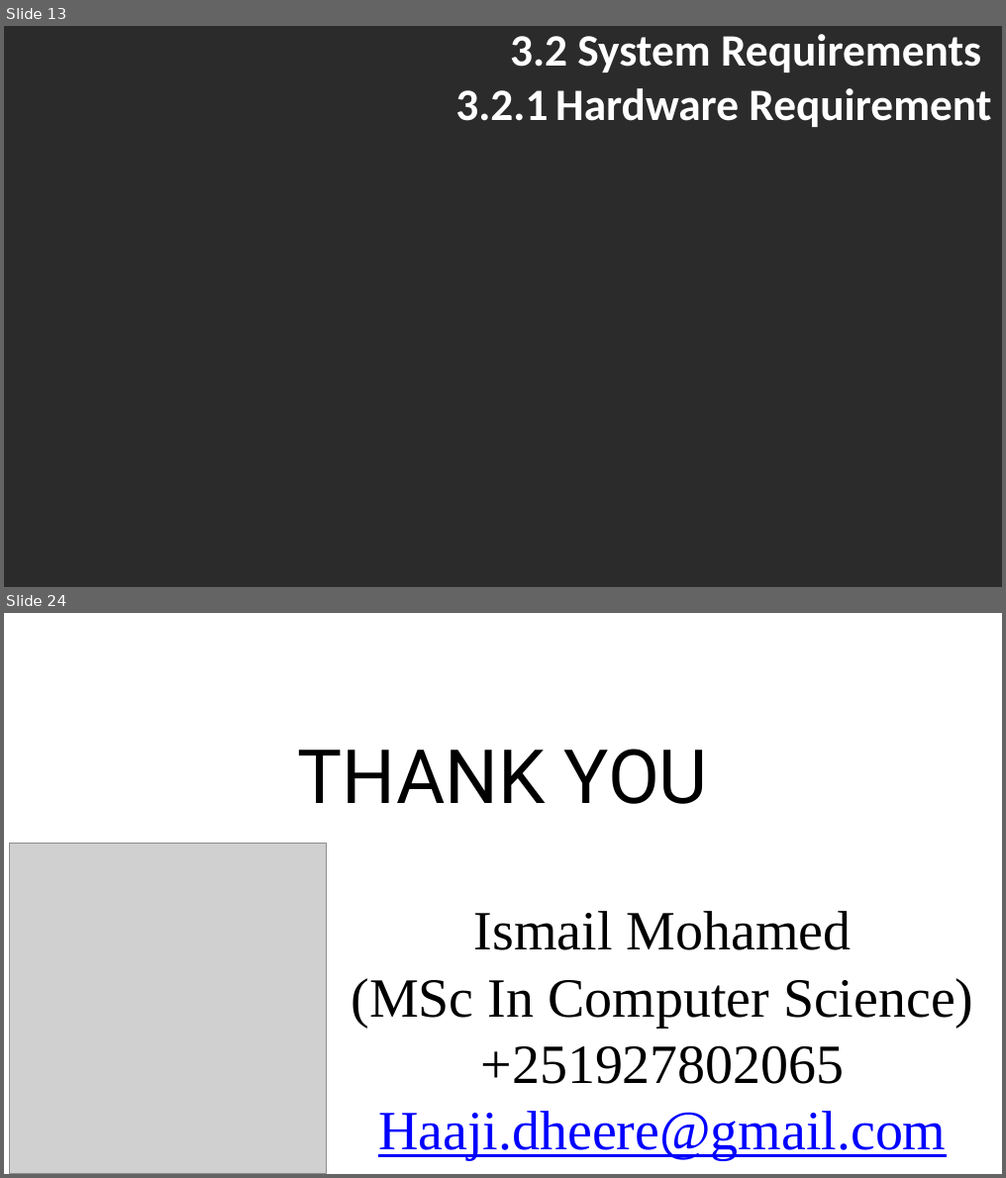
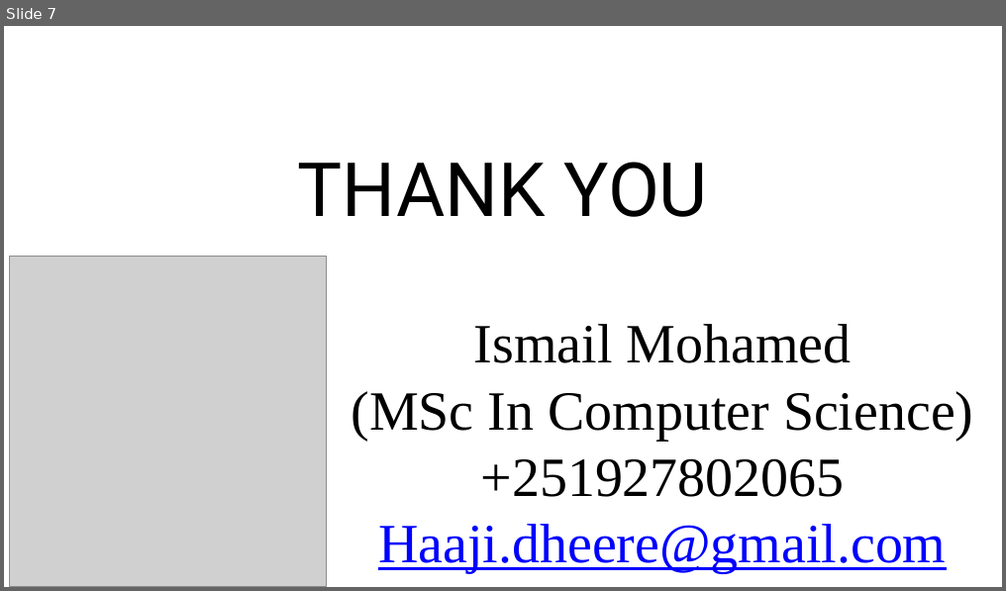
Before and after one commit to macaanto14/predicting-bank_credit_risk, a slide deck: Group 6.pptx. Shown one above the other, each under a label of ours: slides 13 and 24 before the commit, slide 7 after it; the slides between them are not shown. The pictures are 1006x1178 and 1006x591 pixels, drawn with LibreOffice and Linux fonts; fonts in the diff are those of the drawing; grey boxes stand for pictures; background and template pictures are left out; a plain dark background stands for a picture behind light text. Boxes give left, top, right and bottom in pixels: in the first picture for what was removed or moved away, otherwise in the second. Text is boxed around its words. In the diff, an @@ line names an element or a change of style, - is before the commit and + after.

```diff
--- a/Group 6.pptx
+++ b/Group 6.pptx
@@ slide 13 removed at (x1=4, y1=26, x2=1002, y2=587), background picture (left out) @@
@@ title removed at (x1=455, y1=34, x2=991, y2=127) @@
-3.2 System Requirements
-3.2.1 Hardware Requirement
@@ what was slide 24 is now slide 7 @@
```
Also in this commit, not shown: 6 slides added, 22 other slides removed, 4 other files.
